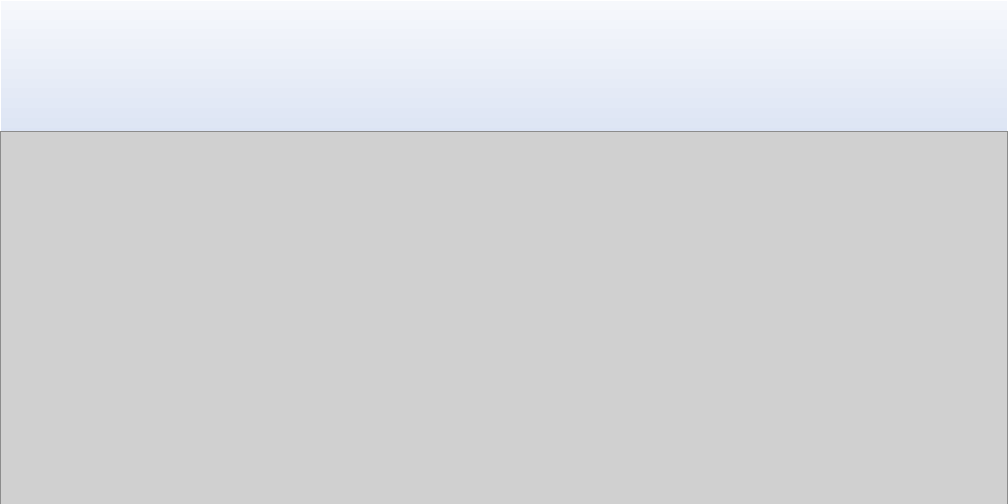
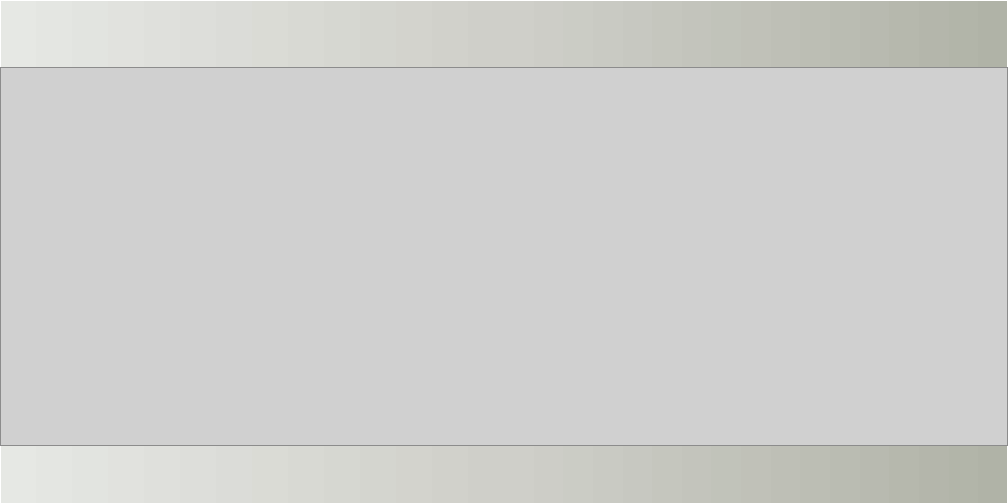
Before and after one commit to percyhzy/fast-fire.github.io, a slide deck: slide 3 of templates/research_template/image_size.pptx. Drawn at 1008x504 pixels with LibreOffice and Linux fonts; fonts in the diff are those of the drawing; grey boxes stand for pictures. Boxes give left, top, right and bottom in pixels: in the first picture for what was removed or moved away, otherwise in the second. Text is boxed around its words. In the diff, an @@ line names an element or a change of style, - is before the commit and + after.

```diff
--- a/templates/research_template/image_size.pptx
+++ b/templates/research_template/image_size.pptx
@@ rectangle at [0, 0, 1008, 504]: fill gradient #F6F8FC to #ABC0E4 to #C7D5ED to gradient #B1B4A7 to #CFD0C9 to #E7E8E5 @@
@@ picture: place and size @@
-picture at [0, 132, 1008, 504]
+picture at [0, 68, 1008, 446]
```
Also in this commit, not shown: 1 slide added, 30 other files.
